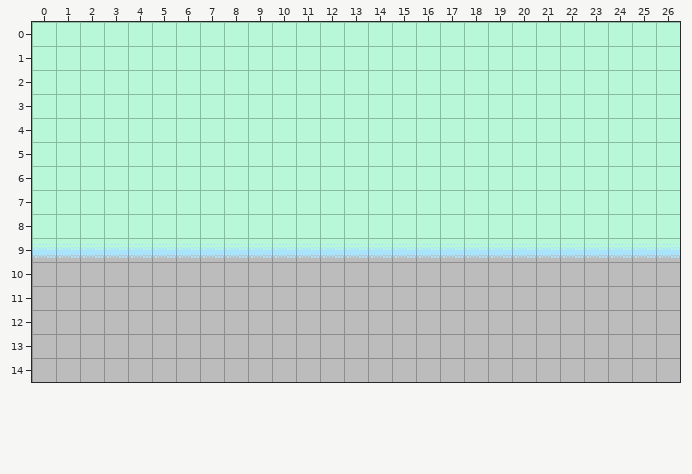
A Tiled map gets an edit: android/assets/tilemap.tmx. That is the earlier state.
Cells are 16x16 px. Shown: x 0..26, y 0..14.
After the commit:
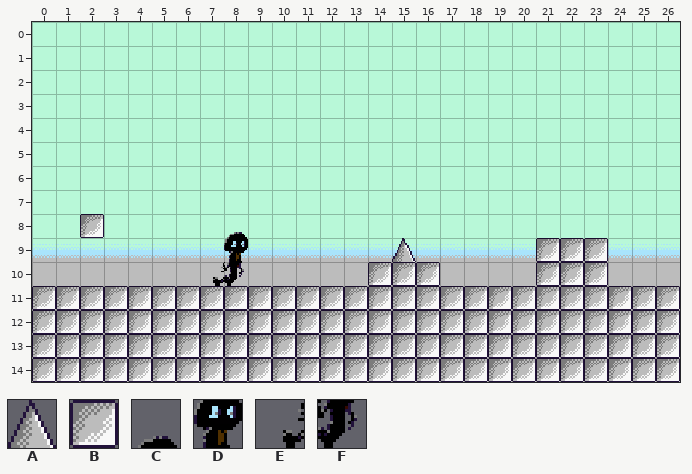
Key: from "newtiles": A 27, B 52, C 180, D 205, E 229, F 230.
_ is an empty cell, . an unchanged one.
Tiles of an added or newly shown layer are drawn over the layers below it.
The exact change:
--- layer "Platfs" (now shown)
@@ x 0..26 @@
- 8 .._........................
- 9 .....................___...
-10 ..............___....___...
-11 ___________________________
-12 ___________________________
-13 ___________________________
-14 ___________________________
+ 8 ..B........................
+ 9 .....................BBB...
+10 ..............BBB....BBB...
+11 BBBBBBBBBBBBBBBBBBBBBBBBBBB
+12 BBBBBBBBBBBBBBBBBBBBBBBBBBB
+13 BBBBBBBBBBBBBBBBBBBBBBBBBBB
+14 BBBBBBBBBBBBBBBBBBBBBBBBBBB
--- layer "Collisions" (now shown)
@@ x 0..26 @@
- 8 .._........................
- 9 .....................___...
-10 ..............___....___...
-11 ___________________________
-12 ___________________________
-13 ___________________________
-14 ___________________________
+ 8 ..B........................
+ 9 .....................BBB...
+10 ..............BBB....BBB...
+11 BBBBBBBBBBBBBBBBBBBBBBBBBBB
+12 BBBBBBBBBBBBBBBBBBBBBBBBBBB
+13 BBBBBBBBBBBBBBBBBBBBBBBBBBB
+14 BBBBBBBBBBBBBBBBBBBBBBBBBBB
--- layer "Spikes" (now shown)
@@ x 15..15 @@
- 9 _
+ 9 A
--- layer "Spawns" (now shown)
@@ x 7..8 @@
- 8 ._
- 9 ._
-10 __
+ 8 .C
+ 9 .D
+10 EF
Changed places in both pictures, as pixel boxes (x1, y1, x2, y2):
added: (32, 214, 680, 382)
